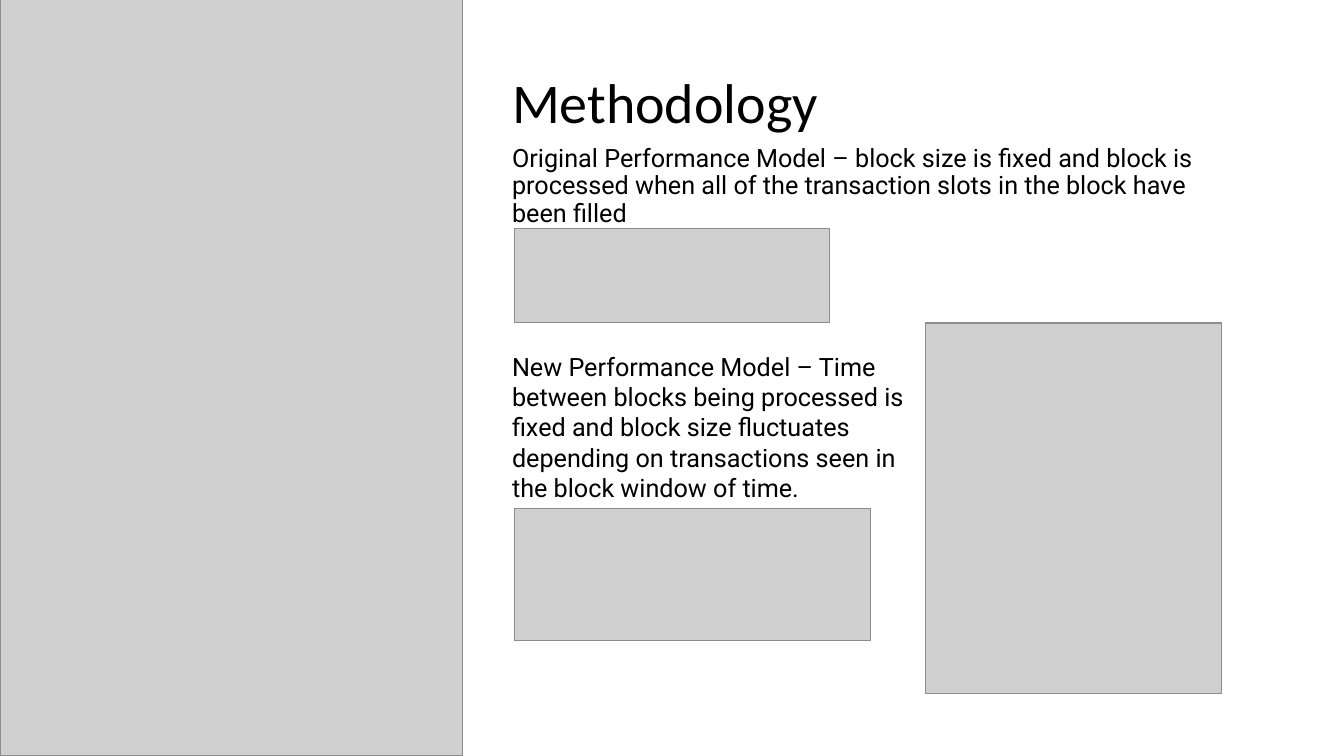
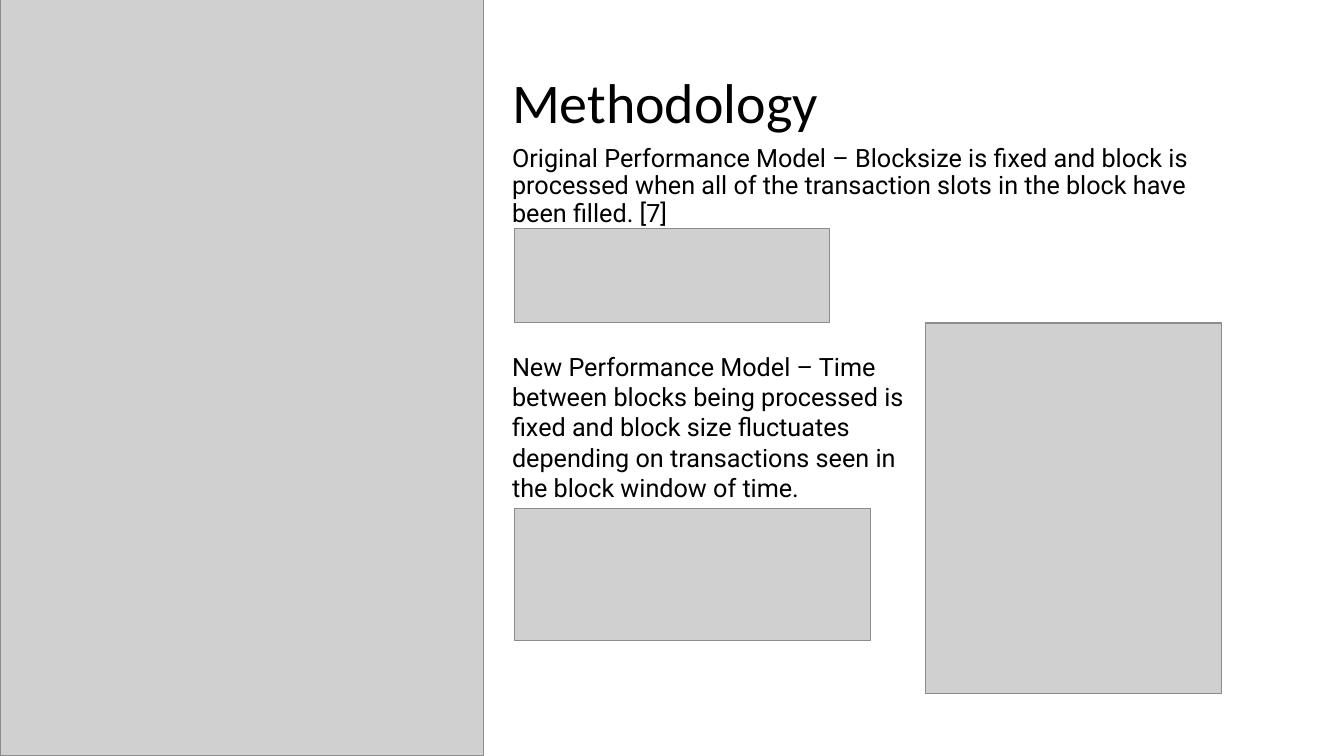
Before and after one commit to andrewqsmith/Block-Size-Optimization-for-VBASBS-Queueing-Model-for-Blockchain, a slide deck: slide 5 of Group Presentation.pptx. Drawn at 1344x756 pixels with LibreOffice and Linux fonts; fonts in the diff are those of the drawing; grey boxes stand for pictures. Boxes give left, top, right and bottom in pixels: in the first picture for what was removed or moved away, otherwise in the second. Text is boxed around its words. In the diff, an @@ line names an element or a change of style, - is before the commit and + after.

```diff
--- a/Group Presentation.pptx
+++ b/Group Presentation.pptx
@@ picture at <box>0,0,484,756</box>: rotation 90 to 0 degrees @@
@@ text at <box>512,148,1187,226</box>: text changed @@
-Original Performance Model – block size is fixed and block is processed when all of the transaction slots in the block have been filled
+Original Performance Model – Blocksize is fixed and block is processed when all of the transaction slots in the block have been filled. [7]
```
Also in this commit, not shown: 1 other slide changed, 2 slides added, 2 slides removed.
